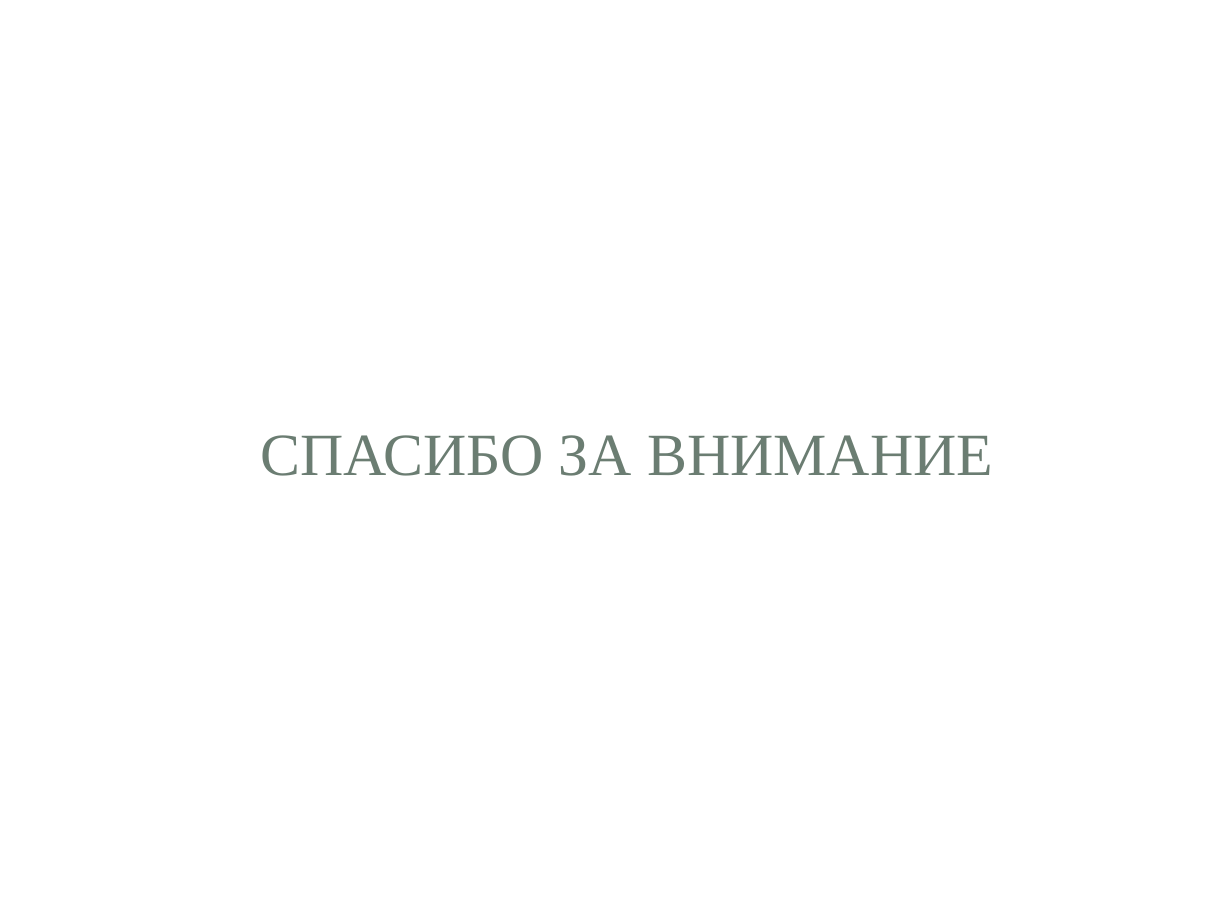
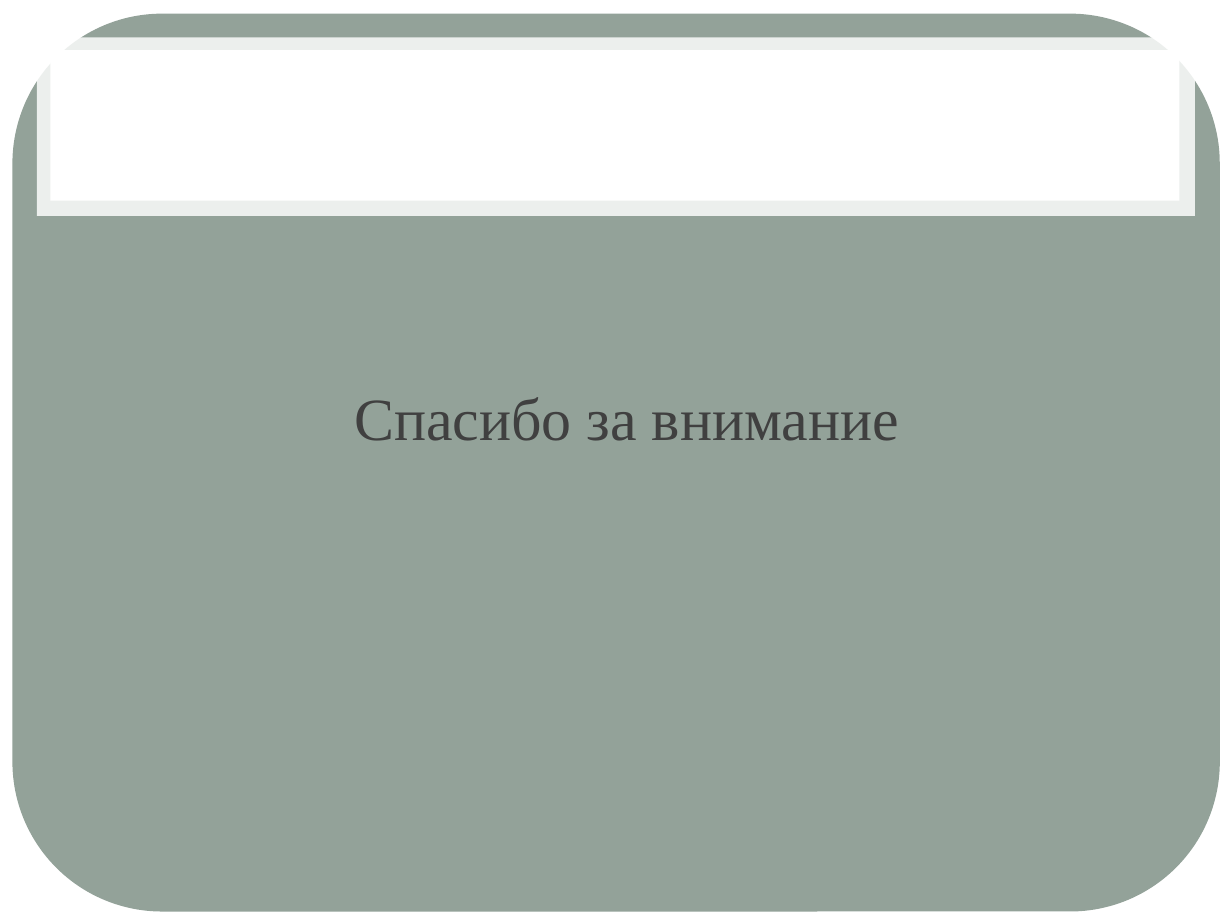
Before and after one commit to feodorrussia/Pacman, a slide deck: slide 7 of Pacman_game/материал/Pac-man.pptx. Drawn at 1232x924 pixels with LibreOffice and Linux fonts; fonts in the diff are those of the drawing; background and template pictures are left out. Boxes give left, top, right and bottom in pixels: in the first picture for what was removed or moved away, otherwise in the second. Text is boxed around its words. In the diff, an @@ line names an element or a change of style, - is before the commit and + after.

```diff
--- a/Pacman_game/материал/Pac-man.pptx
+++ b/Pacman_game/материал/Pac-man.pptx
@@ rounded rectangle at [12,14,1220,912]: fill #FFFFFF to #93A299; proportions changed @@
@@ title "Спасибо за внимание" at [354,397,899,441]: vertical alignment middle to top @@
@@ title at [354,397,899,441]: text changed; text colour #6B7D72 to #404040 @@
-СПАСИБО ЗА ВНИМАНИЕ
+Спасибо за внимание
```
Also in this commit, not shown: 8 other slides changed.
